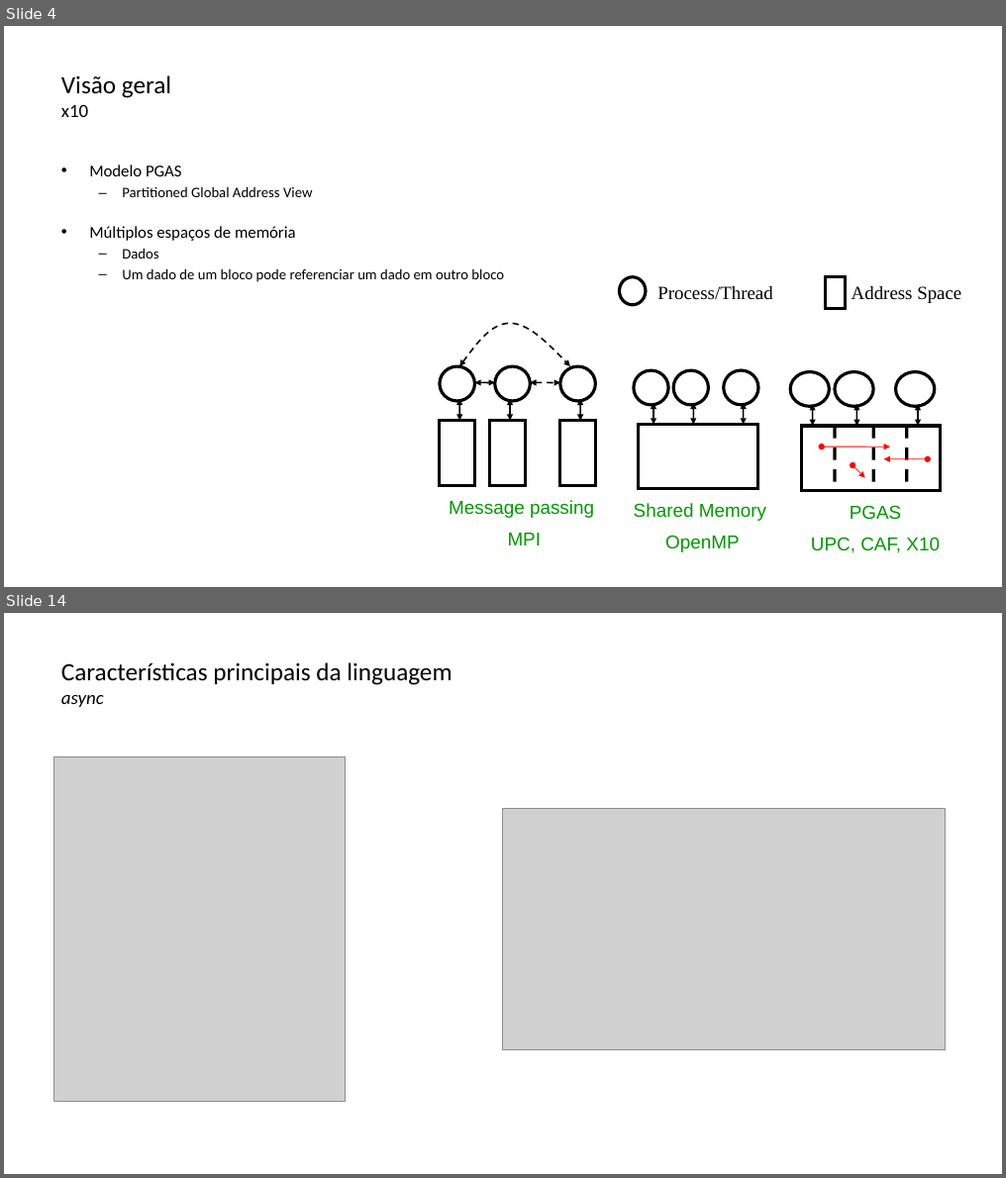
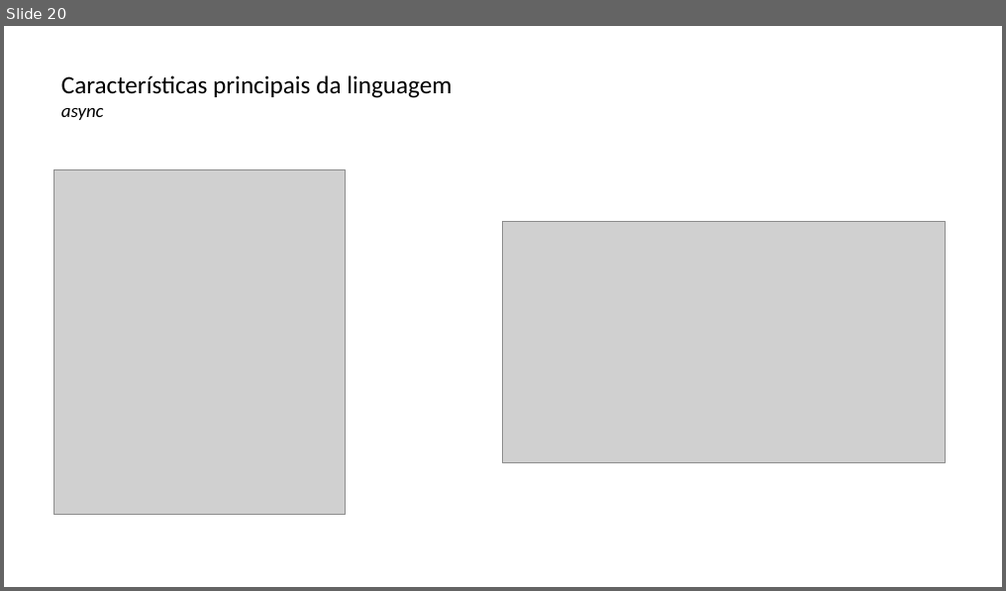
Before and after one commit to lquatrin/inf2591, a slide deck: x10.pptx. Shown one above the other, each under a label of ours: slides 4 and 14 before the commit, slide 20 after it; the slides between them are not shown. The pictures are 1006x1178 and 1006x591 pixels, drawn with LibreOffice and Linux fonts; fonts in the diff are those of the drawing; grey boxes stand for pictures. Boxes give left, top, right and bottom in pixels: in the first picture for what was removed or moved away, otherwise in the second. Text is boxed around its words. In the diff, an @@ line names an element or a change of style, - is before the commit and + after.

```diff
--- a/x10.pptx
+++ b/x10.pptx
@@ slide 4 removed at (x1=4, y1=26, x2=1002, y2=587), background #FFFFFF @@
@@ title removed at (x1=61, y1=76, x2=171, y2=117) @@
-Visão geral
-x10
@@ text removed at (x1=89, y1=165, x2=504, y2=282) @@
-• Modelo PGAS
-  – Partitioned Global Address View
-• Múltiplos espaços de memória
-  – Dados
-  – Um dado de um bloco pode referenciar um dado em outro bloco
@@ ellipse removed at (x1=620, y1=277, x2=646, y2=305) @@
@@ text removed at (x1=657, y1=286, x2=772, y2=300) @@
-Process/Thread
@@ rectangle removed at (x1=826, y1=277, x2=846, y2=309) @@
@@ text removed at (x1=851, y1=286, x2=961, y2=303) @@
-Address Space
@@ group removed at (x1=791, y1=372, x2=940, y2=554): 6 double arrows, 3 ellipses, 3 lines, 1 rectangle, 1 text @@
-PGAS
-UPC, CAF, X10
@@ group removed at (x1=440, y1=323, x2=595, y2=546): 5 double arrows, 3 rectangles, 3 ellipses, 1 freeform shape, 1 text @@
-Message passing
-MPI
@@ group removed at (x1=634, y1=371, x2=766, y2=553): 3 ellipses, 3 double arrows, 1 rectangle, 1 text @@
-Shared Memory
-OpenMP
@@ what was slide 14 is now slide 20 @@
```
Also in this commit, not shown: 21 slides changed, 7 slides added.
